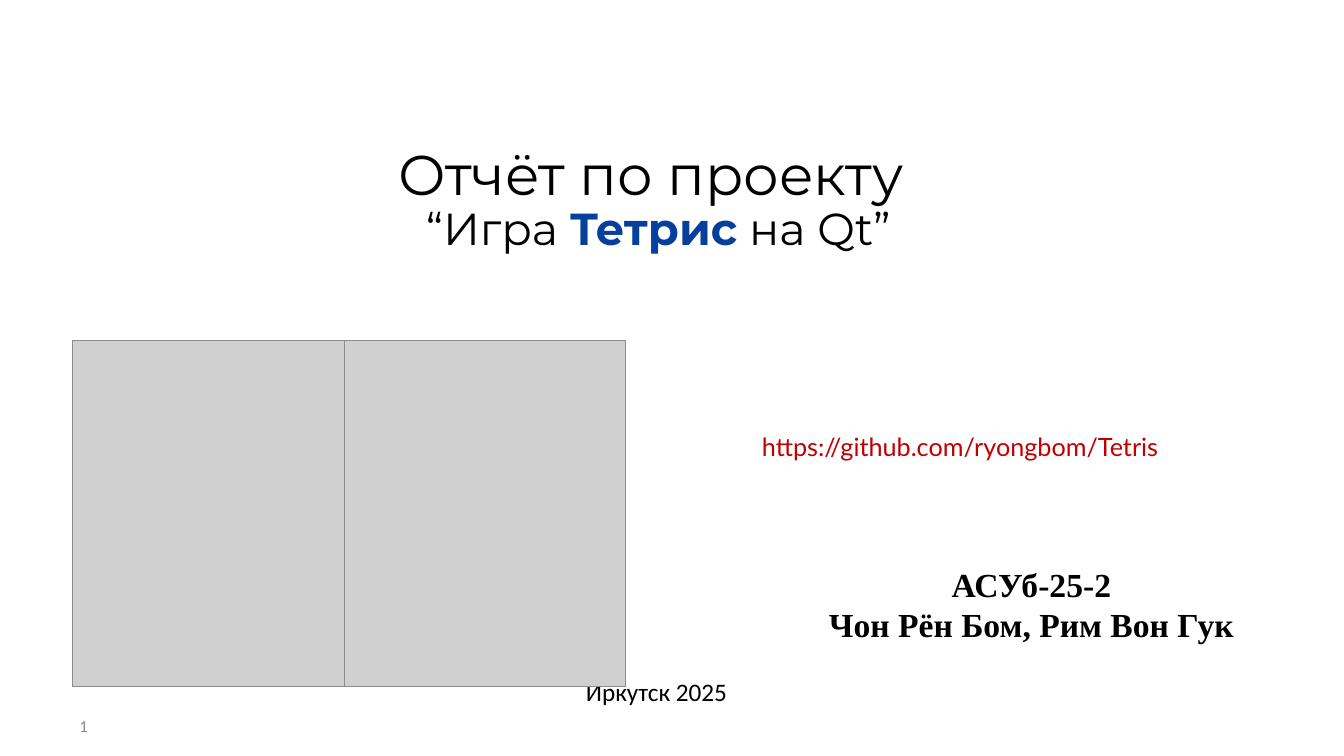
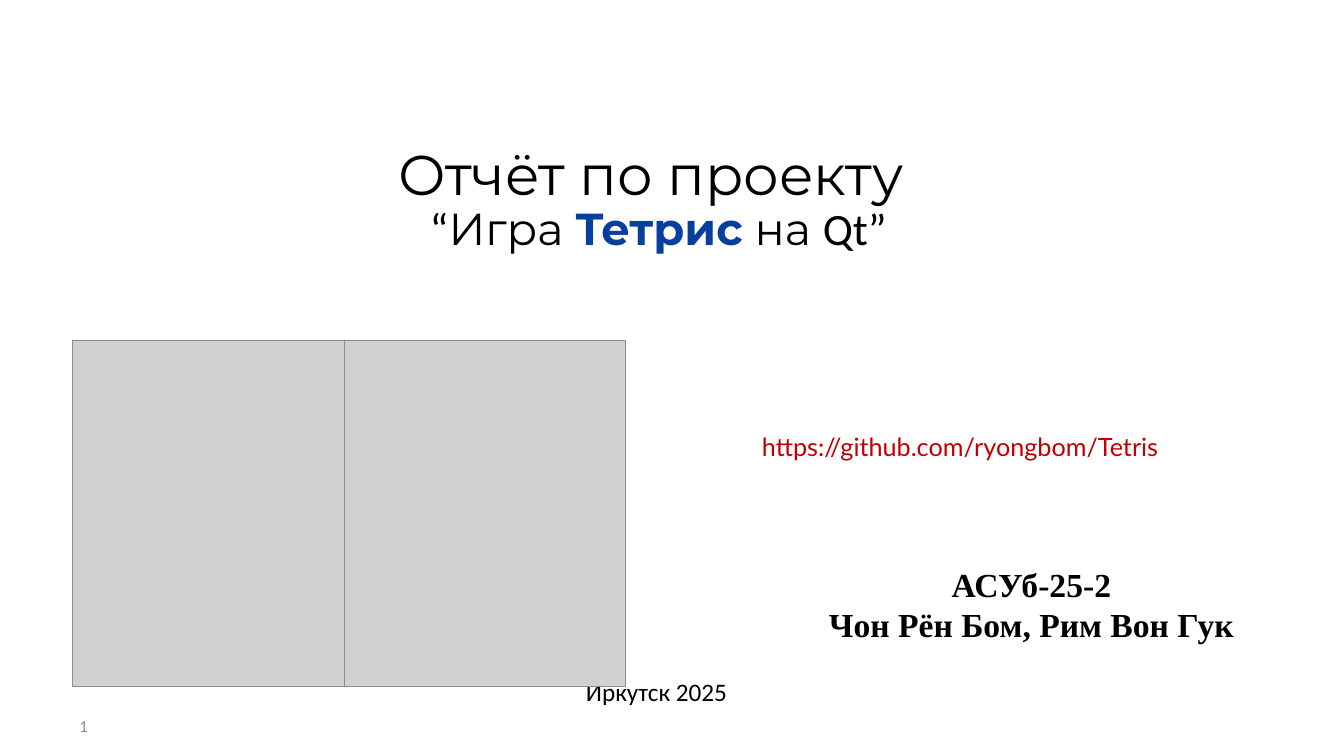
Before and after one commit to ryongbom/Tetris, a slide deck: slide 1 of отчёт_проекта_Tetirsgame_АСУб-25_Чон Рён Бом.pptx. Drawn at 1344x756 pixels with LibreOffice and Linux fonts; fonts in the diff are those of the drawing; grey boxes stand for pictures; background and template pictures are left out. Boxes give left, top, right and bottom in pixels: in the first picture for what was removed or moved away, otherwise in the second. Text is boxed around its words. In the diff, an @@ line names an element or a change of style, - is before the commit and + after.

Commit message:
change ppt

```diff
--- a/отчёт_проекта_Tetirsgame_АСУб-25_Чон Рён Бом.pptx
+++ b/отчёт_проекта_Tetirsgame_АСУб-25_Чон Рён Бом.pptx
@@ title "Отчёт по проекту “Игра Тетрис ..." at bbox=[399, 155, 904, 254]: font Montserrat to Calibri in "“Игра Qt”" @@
```
Also in this commit, not shown: 4 slides added, 2 slides removed.
